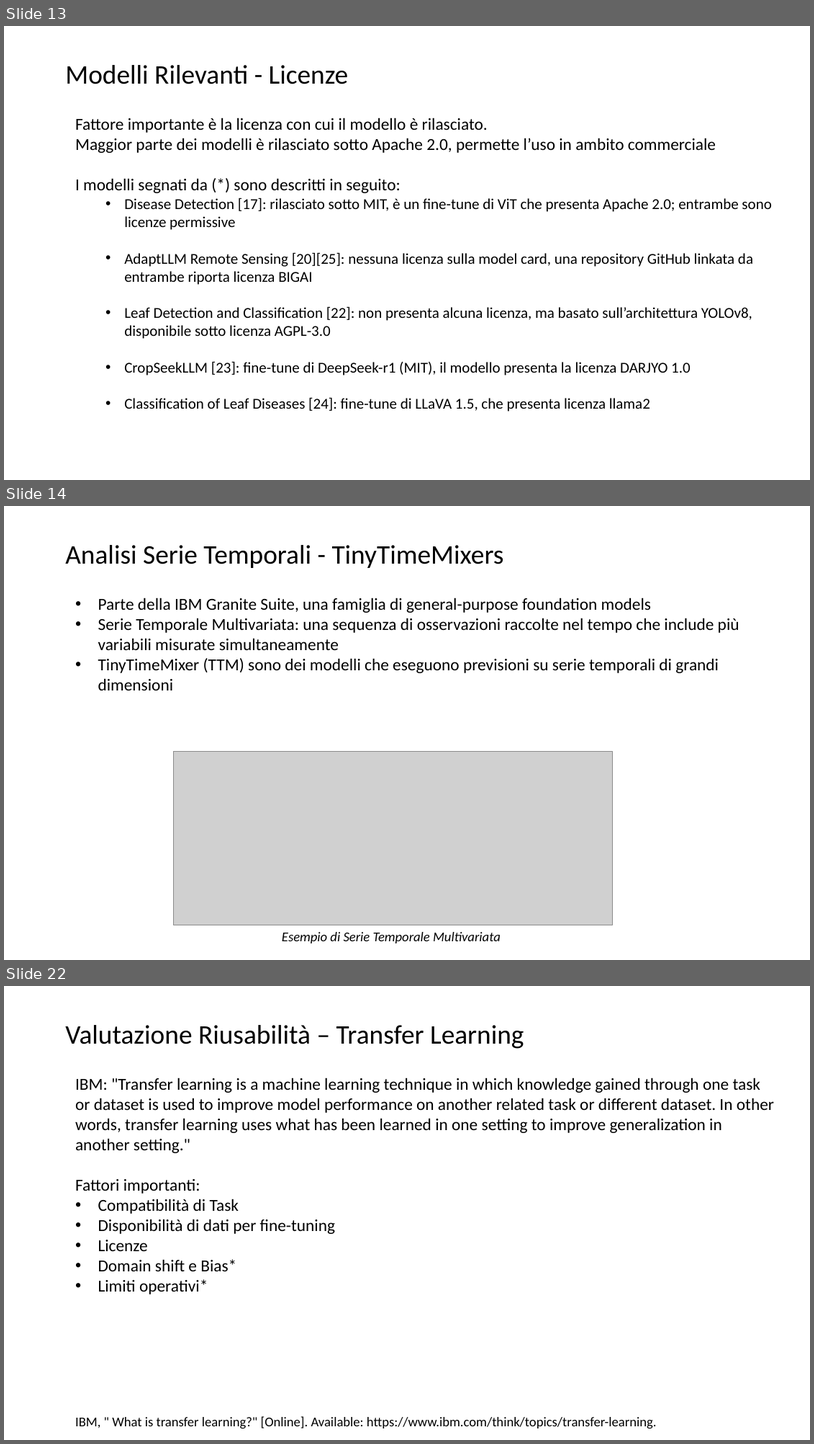
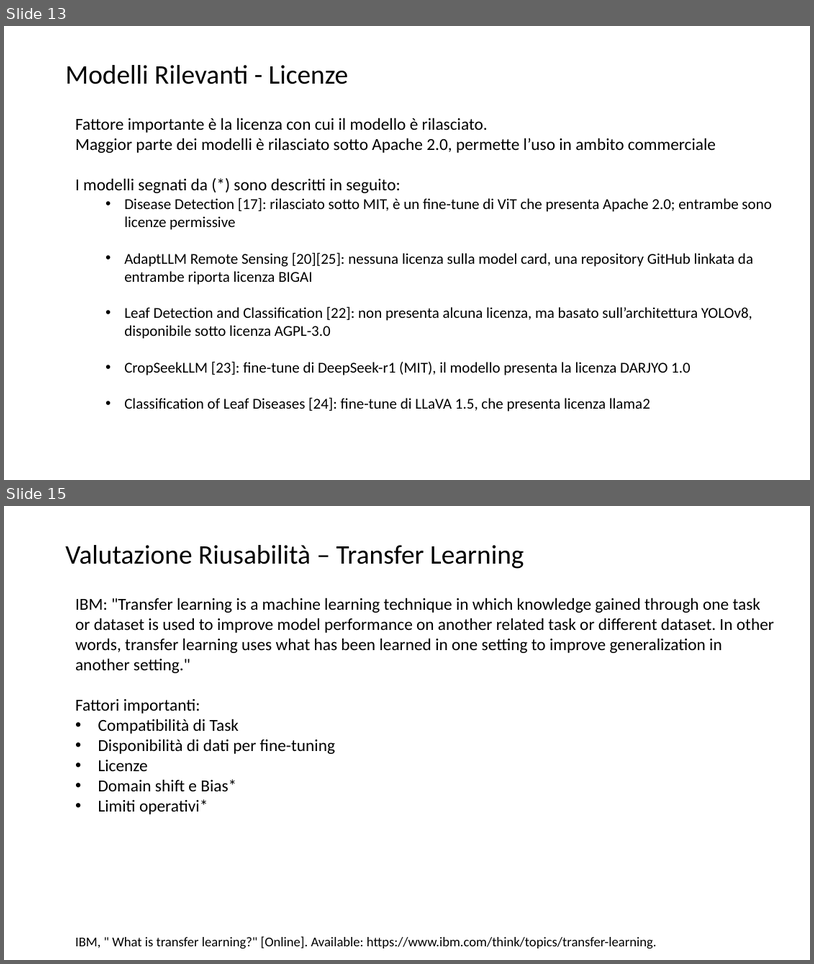
Before and after one commit to lPen88/tesi, a slide deck: presentazione.pptx. Shown one above the other, each under a label of ours: slides 13, 14 and 22 before the commit, slides 13 and 15 after it; the slides between them are not shown. The pictures are 814x1444 and 814x964 pixels, drawn with LibreOffice and Linux fonts; fonts in the diff are those of the drawing; grey boxes stand for pictures. Boxes give left, top, right and bottom in pixels: in the first picture for what was removed or moved away, otherwise in the second. Text is boxed around its words. In the diff, an @@ line names an element or a change of style, - is before the commit and + after.

```diff
--- a/presentazione.pptx
+++ b/presentazione.pptx
@@ slide 14 removed at (4, 506, 810, 960), background #FFFFFF @@
@@ title removed at (65, 545, 504, 568) @@
-Analisi Serie Temporali - TinyTimeMixers
@@ text removed at (98, 597, 740, 690) @@
-• Parte della IBM Granite Suite, una famiglia di general-purpose foundation models
-• Serie Temporale Multivariata: una sequenza di osservazioni raccolte nel tempo che include più variabili misurate simultaneamente
-• TinyTimeMixer (TTM) sono dei modelli che eseguono previsioni su serie temporali di grandi dimensioni
@@ picture removed at (173, 752, 612, 925) @@
@@ text removed at (282, 932, 501, 943) @@
-Esempio di Serie Temporale Multivariata
@@ what was slide 22 is now slide 15 @@
```
Also in this commit, not shown: 2 slides changed, 1 slide added, 7 other slides removed, 1 other file.
